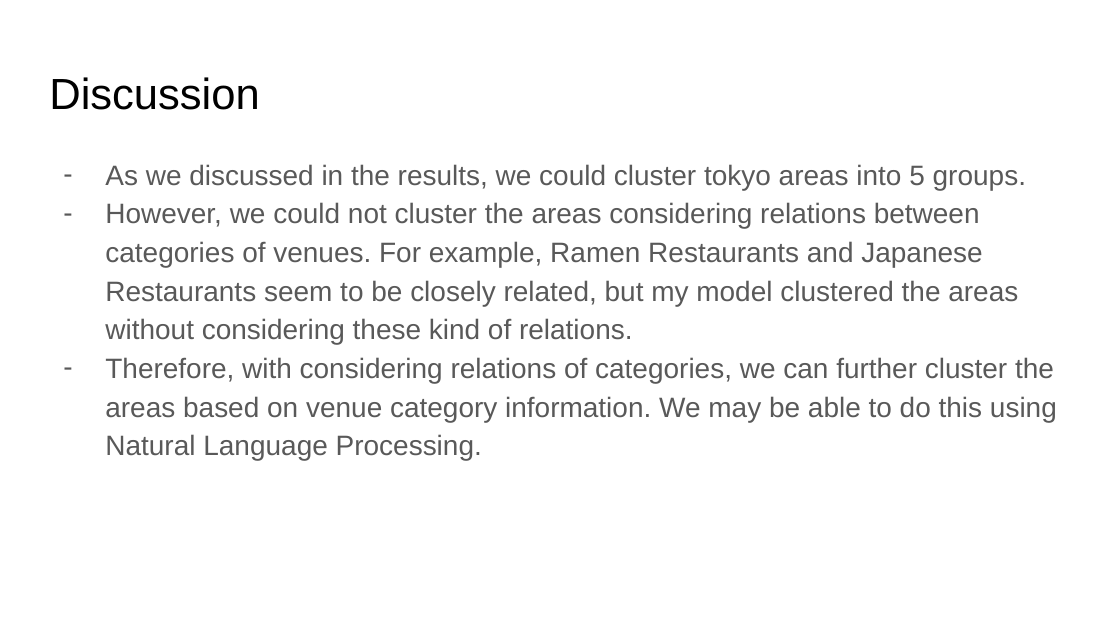
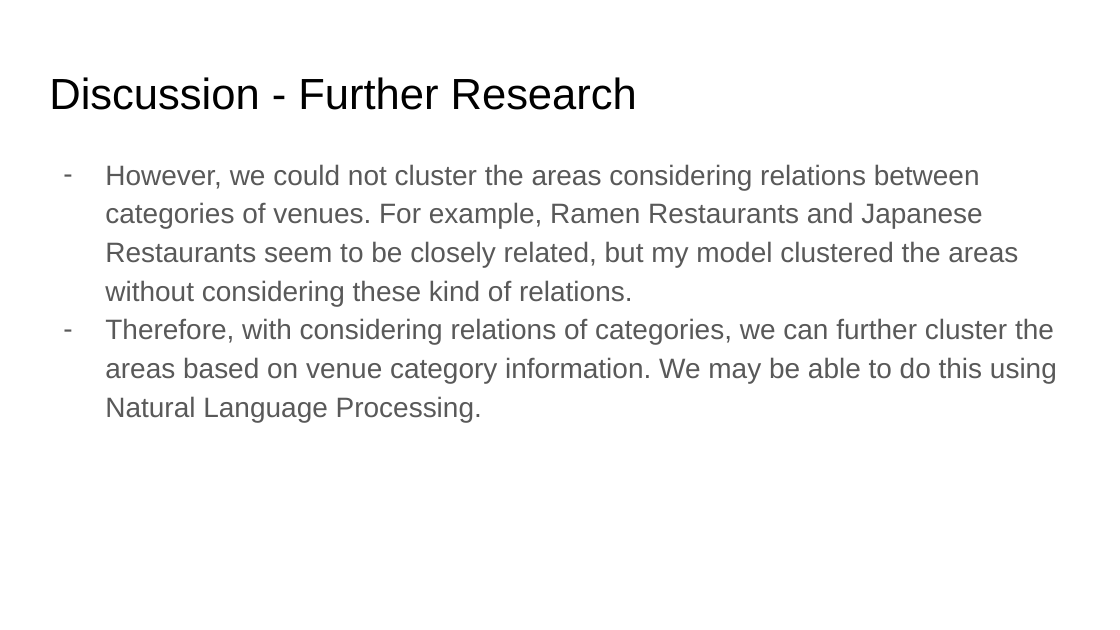
Before and after one commit to Akira1125/Coursera_Applied_Data_Science_1, a slide deck: slide 9 of week4&5/Applied Data Science Final Report.pptx (slide 8 before the commit). Drawn at 1120x630 pixels with LibreOffice and Linux fonts; fonts in the diff are those of the drawing. Boxes give left, top, right and bottom in pixels: in the first picture for what was removed or moved away, otherwise in the second. Text is boxed around its words. In the diff, an @@ line names an element or a change of style, - is before the commit and + after.

```diff
--- a/week4&5/Applied Data Science Final Report.pptx
+++ b/week4&5/Applied Data Science Final Report.pptx
@@ title at <box>49,77,637,110</box>: text changed @@
-Discussion
+Discussion - Further Research
@@ text at <box>105,164,1026,190</box>: paragraph removed @@
-– As we discussed in the results, we could cluster tokyo areas into 5 groups.
```
Also in this commit, not shown: 1 other slide changed, 1 slide added, 1 other file.
